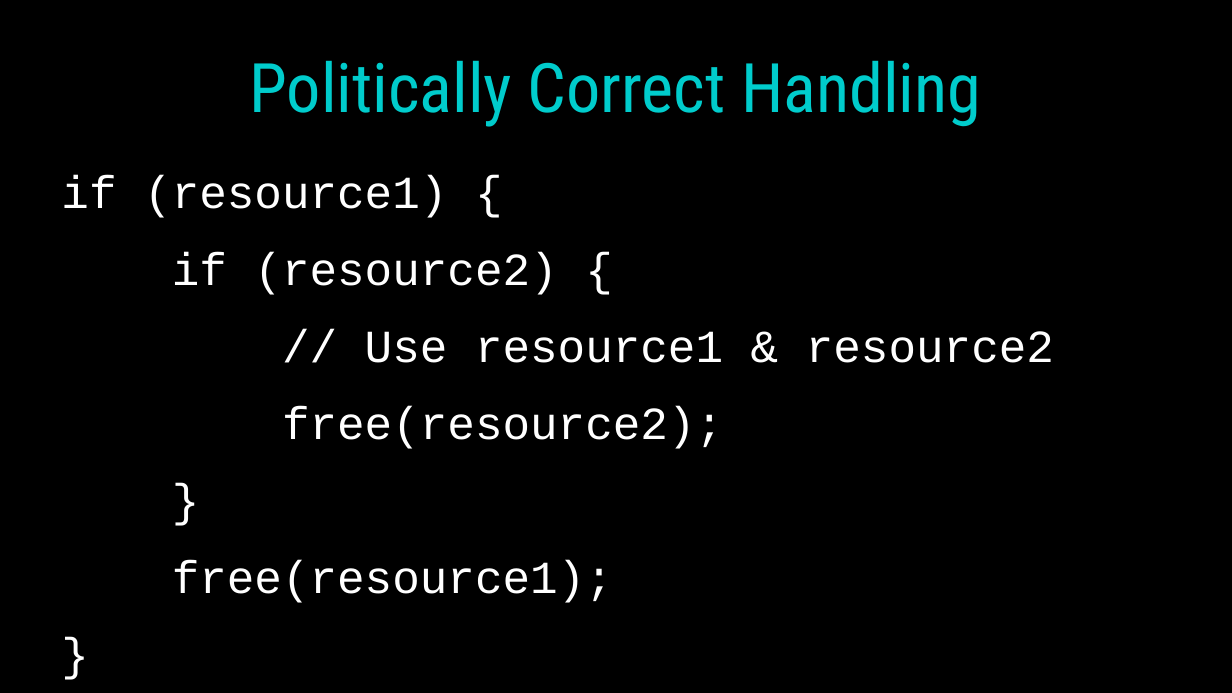
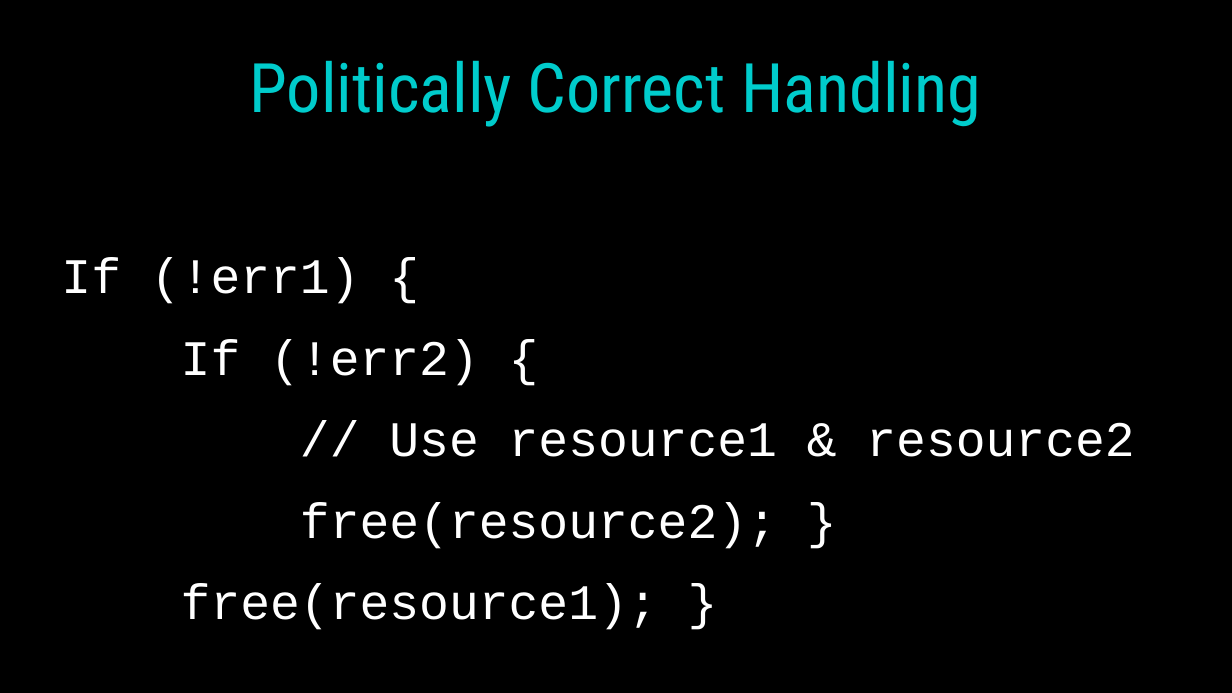
Before and after one commit to dllaurence/youngmanandc, a slide deck: slide 70 of 2020-youngmanandthec-scale.odp (slide 69 before the commit). Drawn at 1232x693 pixels with LibreOffice and Linux fonts; fonts in the diff are those of the drawing. Boxes give left, top, right and bottom in pixels: in the first picture for what was removed or moved away, otherwise in the second. Text is boxed around its words. In the diff, an @@ line names an element or a change of style, - is before the commit and + after.

```diff
--- a/2020-youngmanandthec-scale.odp
+++ b/2020-youngmanandthec-scale.odp
@@ text at [61, 257, 479, 386]: text changed; size 29.6 to 32 pt @@
-if (resource1) {
-if (resource2) {
+If (!err1) {
+If (!err2) {
@@ text at [389, 422, 1134, 457]: size 29.6 to 32 pt in "// Use resource1 & resource2" @@
@@ text at [181, 502, 777, 630]: text changed; size 29.6 to 32 pt @@
-free(resource2);
-}
-free(resource1);
-}
+free(resource2); }
+free(resource1); }
```
Also in this commit, not shown: 10 other slides changed, 9 slides added, 5 slides removed.
